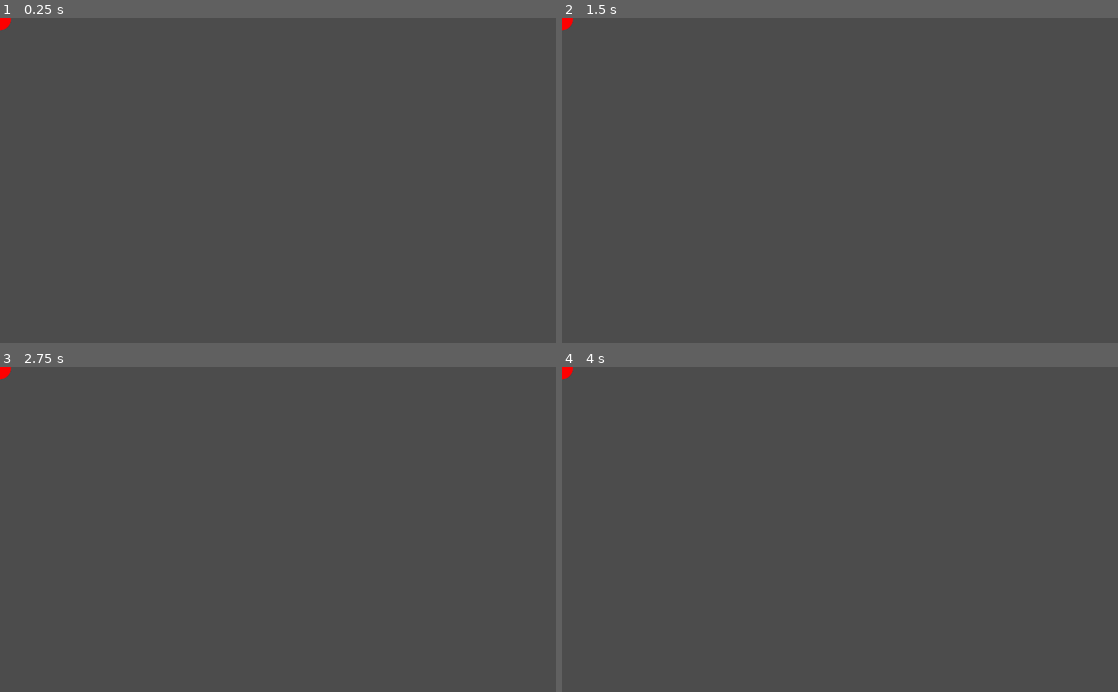
Above: before the commit, frames 1-4 (two rows, left to right).
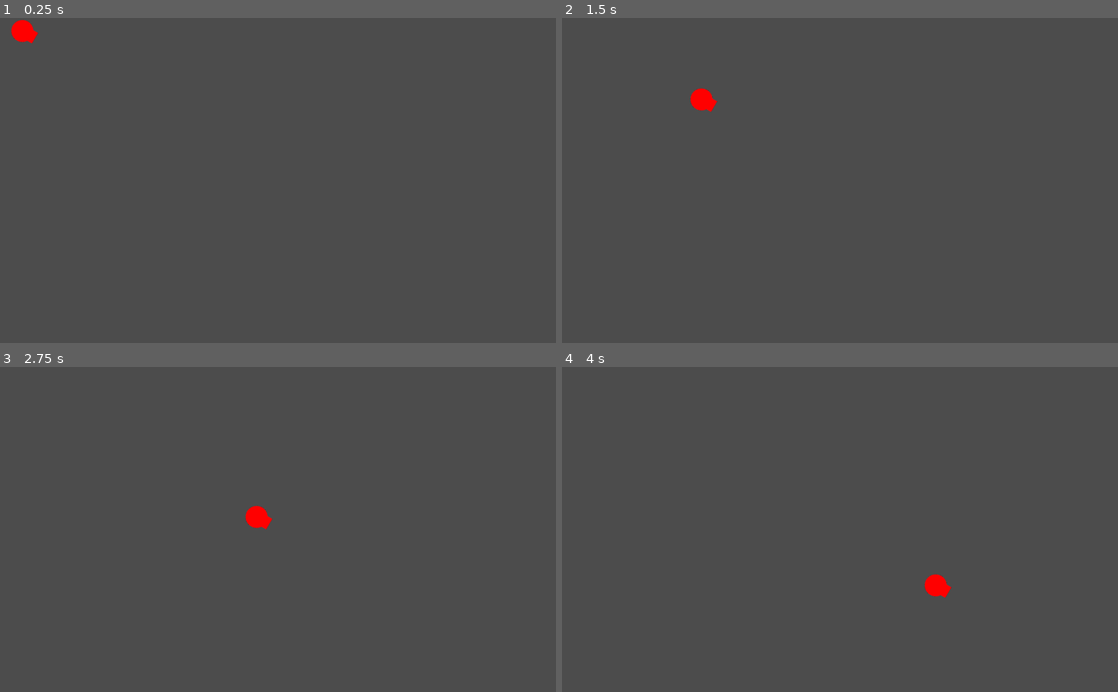
Above: after the commit, the same moments.

Repository: the-g-force/FamJam-March2021
Game: Godot game, scene res://src/Enemy.tscn
Two runs of this game, one before a commit and one after it. Both use one fixed random seed, a clock stepped at 60 frames per second and the inputs below. This scene is started directly instead of the project's main scene.
Inputs (mouse positions are in pixels of both pictures, inside the frame that each line leads up to):
- Up to frame 1 (0.25 s): no input
- Up to frame 2 (1.5 s): move the mouse to (962, 164) at 0.52 s; click (962, 164) at 0.67 s; move the mouse to (728, 196) at 1.27 s; click (728, 196) at 1.42 s
- Up to frame 3 (2.75 s): move the mouse to (333, 458) at 2.02 s; click (333, 458) at 2.17 s
- Up to frame 4 (4 s): move the mouse to (812, 594) at 2.77 s; click (812, 594) at 2.92 s; move the mouse to (1006, 578) at 3.52 s; click (1006, 578) at 3.67 s

The runs differ from the first frame. In frame 1, 0.3% of the frame differs, in the area x 0-7%, y 0-8%; in frame 2, 0.3%; in frame 3, 0.3%; in frame 4, 0.3%, in the area x 0-71%, y 0-72%.

Commit message:
Add enemy move towards center of screen

Diff:
--- a/project/src/Enemy.gd
+++ b/project/src/Enemy.gd
@@ -3,8 +3,28 @@
 
 signal selected
 
+export var _speed := 200
 
-func _on_Enemy_input_event(_viewport, event, _shape_idx):
+var _screensize := Vector2.ZERO
+var _screen_center := Vector2.ZERO
+var _direction
+
+onready var _sprite := $Sprite
+
+
+func _ready()->void:
+	_screensize = get_viewport_rect().size
+	_screen_center = _screensize/2
+	_direction = _screen_center-get_global_transform().origin
+	_sprite.rotation = _direction.angle()+0.5*PI
+
+
+func _process(delta)->void:
+	var _velocity := Vector2.RIGHT.rotated(_direction.angle())
+	position += _velocity.normalized()*_speed*delta
+
+
+func _on_Enemy_input_event(_viewport, event, _shape_idx)->void:
 	if event is InputEventMouseButton:
 		var e := event as InputEventMouseButton
 		if e.pressed:
--- a/project/src/SplashScreen.tscn
+++ b/project/src/SplashScreen.tscn
@@ -3,3 +3,6 @@
 [node name="Splashscreen" type="Control"]
 anchor_right = 1.0
 anchor_bottom = 1.0
+__meta__ = {
+"_edit_use_anchors_": false
+}
